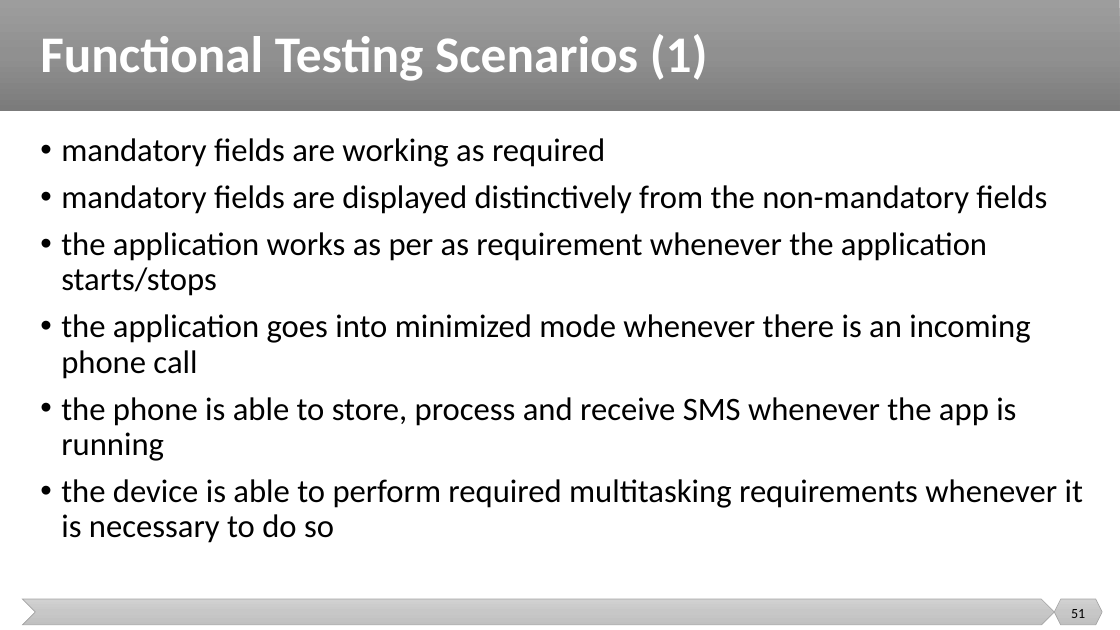
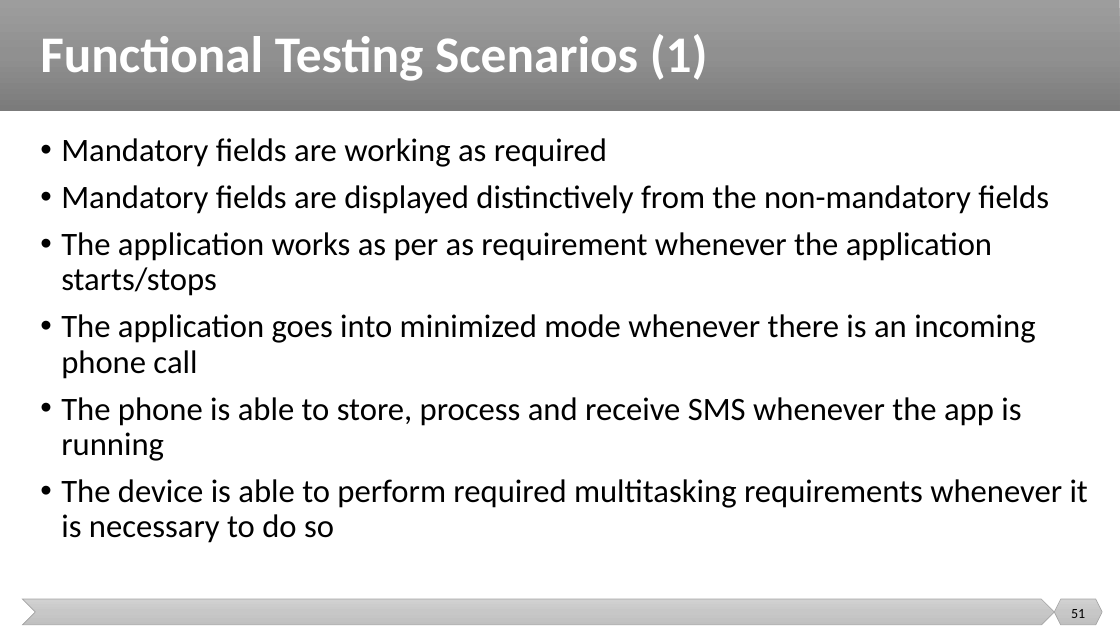
Before and after one commit to malenezi/malenezi, a slide deck: slide 51 of new_SE401/Lectures/10-Advanced Topics/Advanced Topics.pptx. Drawn at 1120x630 pixels with LibreOffice and Linux fonts; fonts in the diff are those of the drawing. Boxes give left, top, right and bottom in pixels: in the first picture for what was removed or moved away, otherwise in the second. Text is boxed around its words. In the diff, an @@ line names an element or a change of style, - is before the commit and + after.

```diff
--- a/new_SE401/Lectures/10-Advanced Topics/Advanced Topics.pptx
+++ b/new_SE401/Lectures/10-Advanced Topics/Advanced Topics.pptx
@@ text at box(61, 138, 1088, 543): text changed @@
-• mandatory fields are working as required
-• mandatory fields are displayed distinctively from the non-mandatory fields
-• the application works as per as requirement whenever the application starts/stops
-• the application goes into minimized mode whenever there is an incoming phone call
-• the phone is able to store, process and receive SMS whenever the app is running
-• the device is able to perform required multitasking requirements whenever it is necessary to do so
+• Mandatory fields are working as required
+• Mandatory fields are displayed distinctively from the non-mandatory fields
+• The application works as per as requirement whenever the application starts/stops
+• The application goes into minimized mode whenever there is an incoming phone call
+• The phone is able to store, process and receive SMS whenever the app is running
+• The device is able to perform required multitasking requirements whenever it is necessary to do so
```
Also in this commit, not shown: 20 other slides changed, 3 slides added, 2 other files.
